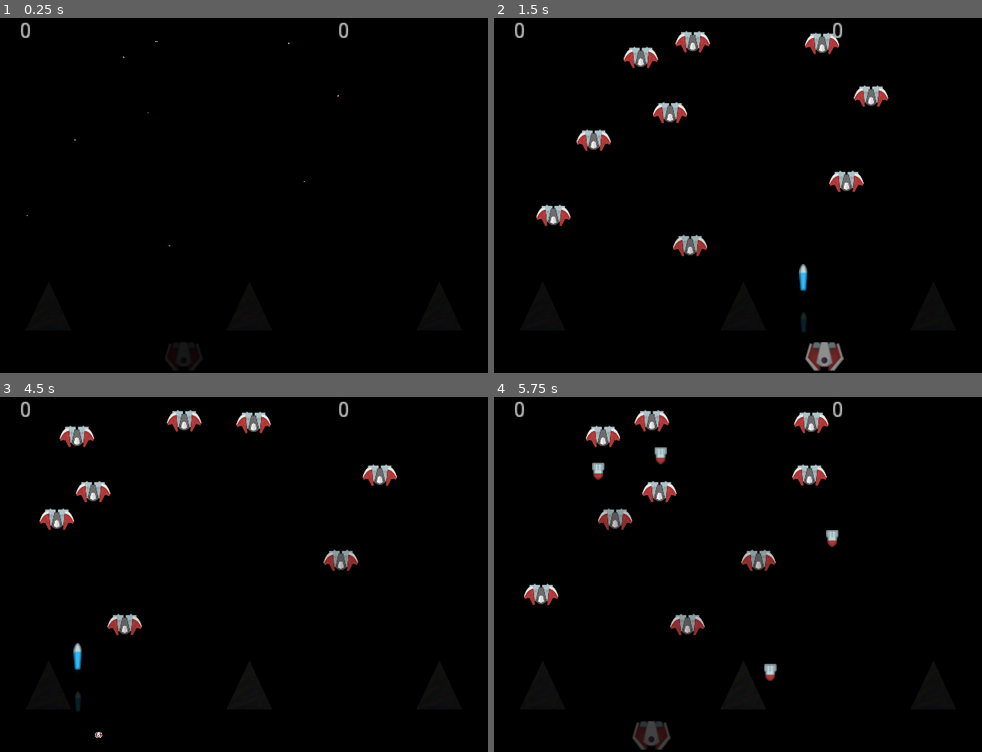
Above: before the commit, frames 1-4 (two rows, left to right).
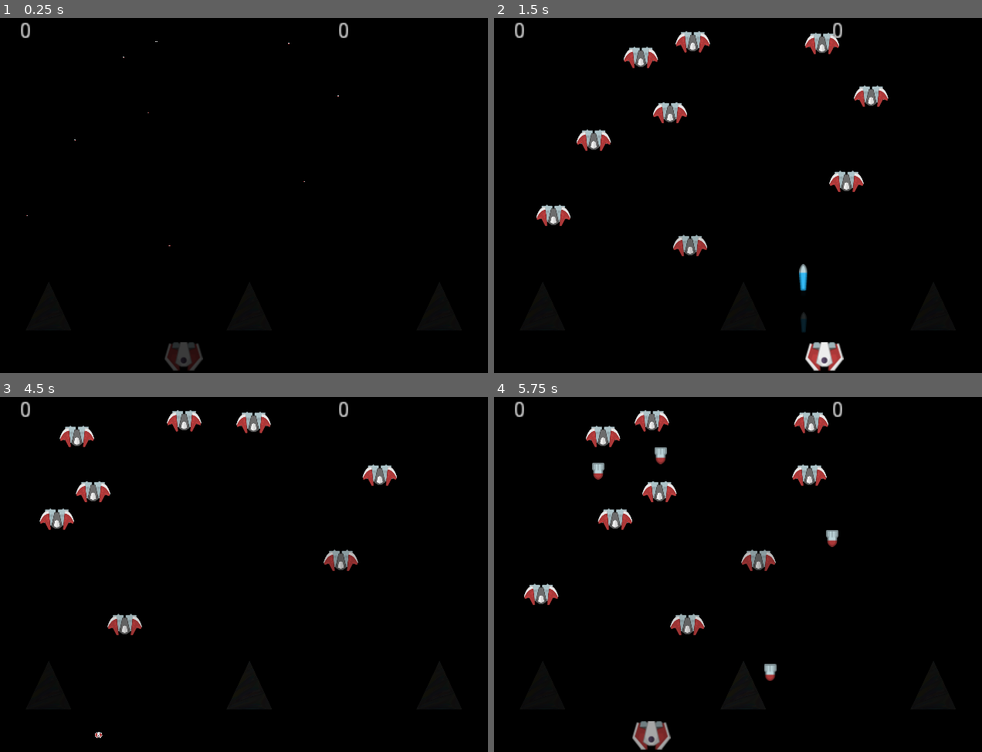
Above: after the commit, the same moments.

Repository: danboid/VGAces
Game: Godot game, scene res://Main.tscn
Two runs of this game, one before a commit and one after it. Both use one fixed random seed, a clock stepped at 60 frames per second and the inputs below.
Inputs:
- Up to frame 1 (0.25 s): no input
- Up to frame 2 (1.5 s): hold Space (ui_select) 0.53-1.28 s; hold Right (ui_right) from 0.53 s (still down); tap Space (ui_select) at 1.35 s
- Up to frame 3 (4.5 s): tap Space (ui_select) at 1.52, 1.82, 2.85, 3.02, 3.32, 4.35 s; release Right (ui_right) at 2.03 s; hold Space (ui_select) 2.03-2.78 s; hold Left (ui_left) 2.03-4.28 s; hold Space (ui_select) 3.53-4.28 s; hold Right (ui_right) from 4.28 s (still down)
- Up to frame 4 (5.75 s): keep holding Right (ui_right); tap Space (ui_select) at 4.52, 4.82 s; hold Space (ui_select) from 5.03 s (still down)

The runs differ from the first frame. In frame 1, 0.4% of the frame differs, in the area x 33-42%, y 91-100%; in frame 2, 0.5%; in frame 3, 0.2%; in frame 4, 0.7%, in the area x 21-37%, y 31-100%.

Commit message:
Stop player shooting during death and birth

Diff:
--- a/Main.gd
+++ b/Main.gd
@@ -20,6 +20,7 @@
 var highscore = 0
 var ovnitimer = null
 var widehorns = 0
+var bardo = false
 
 func _ready():
 	randomize()
@@ -39,7 +40,7 @@
 	if Input.is_action_pressed("ui_left"):
 		velocity.x -= 1
 	if Input.is_action_pressed("ui_select"):
-		if spacepressed == false:
+		if spacepressed == false and bardo == false:
 			fire()
 			spacepressed = true
 	else:
--- a/Main.tscn
+++ b/Main.tscn
@@ -10,7 +10,7 @@
 [ext_resource path="res://ogg/siren.ogg" type="AudioStream" id=8]
 [ext_resource path="res://ogg/whinny.ogg" type="AudioStream" id=9]
 
-[node name="Main" type="Node" index="0"]
+[node name="Main" type="Node"]
 
 script = ExtResource( 1 )
 Pmissile = ExtResource( 2 )
--- a/Player.gd
+++ b/Player.gd
@@ -5,12 +5,13 @@
 onready var sprite = get_node("Sprite")
 
 func _ready():
-	birth.interpolate_property(sprite, "modulate", Color(1, 1, 1, 0), Color(1, 1, 1, 1), 2.5, Tween.TRANS_LINEAR, Tween.EASE_IN)
+	birth.interpolate_property(sprite, "modulate", Color(1, 1, 1, 0), Color(1, 1, 1, 1), 1.0, Tween.TRANS_LINEAR, Tween.EASE_IN)
 	birth.start()
 
 
 func _on_Player_area_entered(area):
 	$CollisionShape2D.disabled = true
+	get_node("/root/Main").bardo = true
 	var score = get_node("/root/Main").score
 	var highscore = get_node("/root/Main").highscore
 	if score > highscore:
@@ -25,3 +26,7 @@
 	set_name("DeadPlayer")
 	queue_free()
 	get_node("/root/Main").spawn_player()
+
+
+func _on_Birth_tween_completed(object, key):
+	get_node("/root/Main").bardo = false
--- a/Player.tscn
+++ b/Player.tscn
@@ -63,3 +63,5 @@
 [connection signal="area_entered" from="." to="." method="_on_Player_area_entered"]
 
 [connection signal="tween_completed" from="Death" to="." method="_on_Death_tween_completed"]
+
+[connection signal="tween_completed" from="Birth" to="." method="_on_Birth_tween_completed"]
